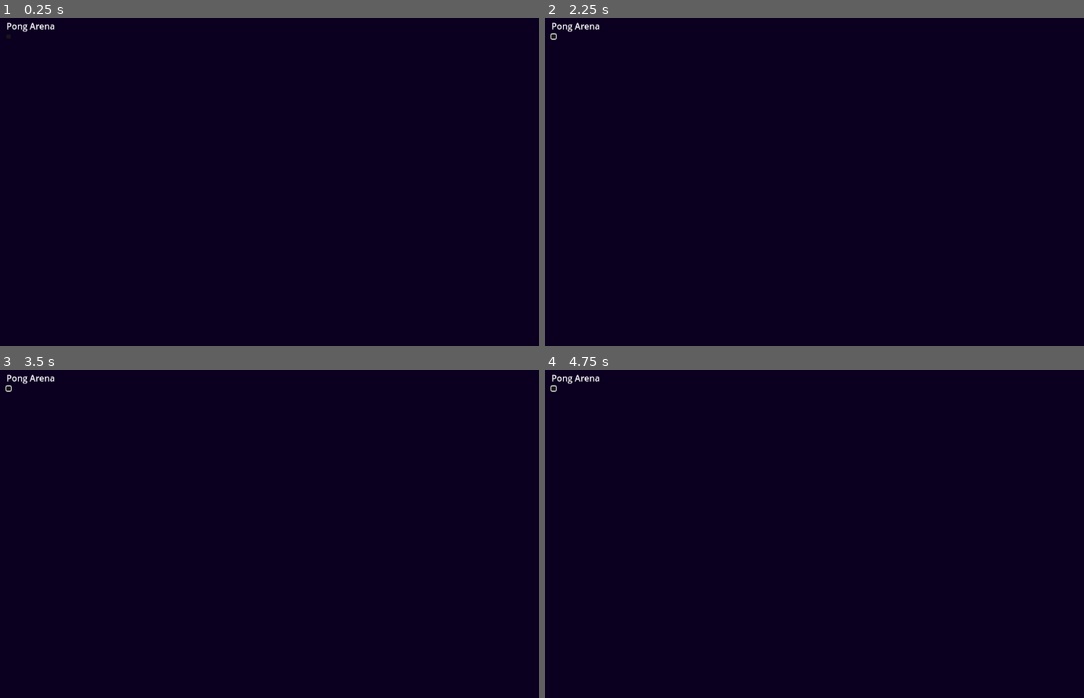
Above: before the commit, frames 1-4 (two rows, left to right).
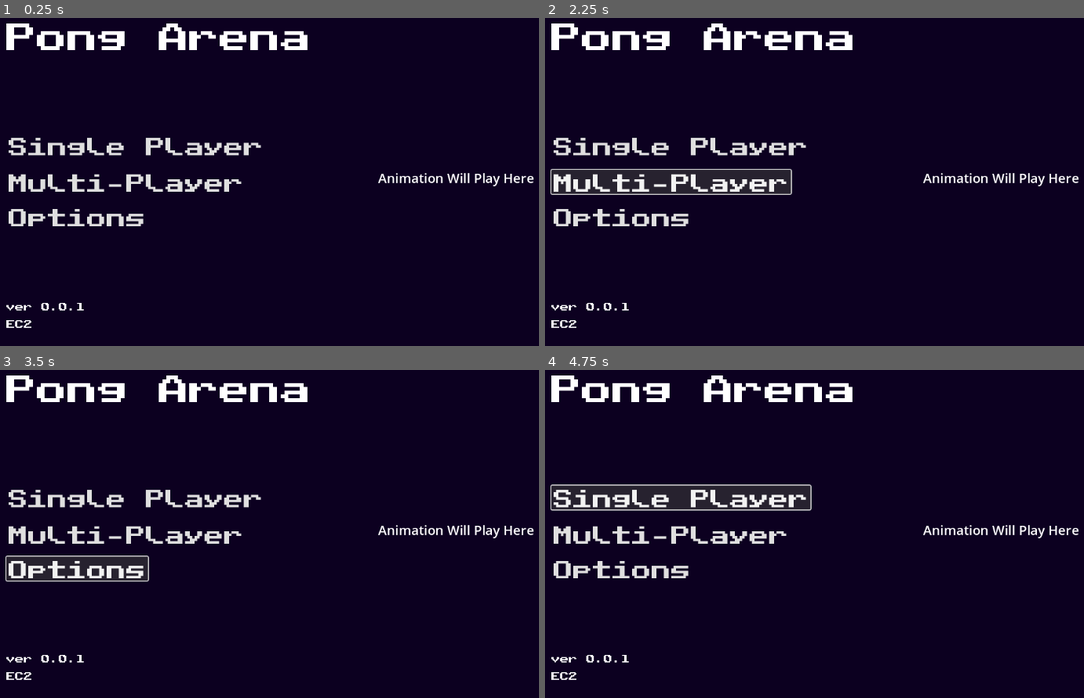
Above: after the commit, the same moments.

Repository: ethanr33d/pongarena
Game: Godot game, scene res://scenes/main_menu.tscn
Two runs of this game, one before a commit and one after it. Both use one fixed random seed, a clock stepped at 60 frames per second and the inputs below. The project has no main scene, so this scene is started directly.
Inputs (mouse positions are in pixels of both pictures, inside the frame that each line leads up to):
- Up to frame 1 (0.25 s): no input
- Up to frame 2 (2.25 s): click (555, 37) at 0.52 s; click (555, 37) at 1.27 s; click (668, 182) at 2 s, where only the run after the commit has a clickable "Multi-Player"
- Up to frame 3 (3.5 s): click (75, 570) at 2.75 s, where only the run after the commit has a clickable "Options"
- Up to frame 4 (4.75 s): click (679, 497) at 3.5 s, where only the run after the commit has a clickable "Single Player"; click (679, 497) at 4.25 s, where only the run after the commit has a clickable "Single Player"

The runs differ from the first frame. In frame 1, 5.2% of the frame differs, in the area x 1-100%, y 1-95%; in frame 2, 7.9%; in frame 3, 6.7%; in frame 4, 8.1%.

Commit message:
finished first draft of main menu

Diff:
--- a/scenes/main_menu.tscn
+++ b/scenes/main_menu.tscn
@@ -1,6 +1,27 @@
-[gd_scene load_steps=2 format=3 uid="uid://1cnxqdifs8kt"]
+[gd_scene load_steps=10 format=3 uid="uid://1cnxqdifs8kt"]
+
+[ext_resource type="FontFile" uid="uid://cwd1tkm36irny" path="res://assets/pixel_font.ttf" id="1_3mot8"]
 
 [sub_resource type="Theme" id="Theme_n8rev"]
+default_font = ExtResource("1_3mot8")
+default_font_size = 56
+
+[sub_resource type="Theme" id="Theme_27imv"]
+
+[sub_resource type="StyleBoxEmpty" id="StyleBoxEmpty_0owb3"]
+
+[sub_resource type="Theme" id="Theme_scqov"]
+Button/styles/normal = SubResource("StyleBoxEmpty_0owb3")
+
+[sub_resource type="StyleBoxEmpty" id="StyleBoxEmpty_2gfm7"]
+
+[sub_resource type="Theme" id="Theme_bpf5w"]
+Button/styles/normal = SubResource("StyleBoxEmpty_2gfm7")
+
+[sub_resource type="StyleBoxEmpty" id="StyleBoxEmpty_i4ye6"]
+
+[sub_resource type="Theme" id="Theme_7d1f1"]
+Button/styles/normal = SubResource("StyleBoxEmpty_i4ye6")
 
 [node name="MainMenu" type="Control"]
 layout_mode = 3
@@ -35,24 +56,71 @@
 layout_mode = 2
 size_flags_horizontal = 0
 
-[node name="Label" type="Label" parent="MarginContainer/HBoxContainer/VBoxContainer"]
+[node name="Title" type="Label" parent="MarginContainer/HBoxContainer/VBoxContainer"]
 layout_mode = 2
 theme = SubResource("Theme_n8rev")
 text = "Pong Arena"
 
 [node name="MenuButton" type="MenuButton" parent="MarginContainer/HBoxContainer/VBoxContainer"]
 layout_mode = 2
+size_flags_vertical = 3
+theme = SubResource("Theme_27imv")
+theme_type_variation = &"FlatMenuButton"
 
-[node name="Button" type="Button" parent="MarginContainer/HBoxContainer/VBoxContainer/MenuButton"]
+[node name="SinglePlayerButton" type="Button" parent="MarginContainer/HBoxContainer/VBoxContainer/MenuButton"]
 layout_mode = 0
-offset_right = 8.0
-offset_bottom = 8.0
+offset_top = 150.0
+offset_right = 476.0
+offset_bottom = 194.0
+theme = SubResource("Theme_scqov")
+theme_override_fonts/font = ExtResource("1_3mot8")
+theme_override_font_sizes/font_size = 36
+text = "Single Player"
 
-[node name="Button2" type="Button" parent="MarginContainer/HBoxContainer/VBoxContainer/MenuButton"]
+[node name="MultiPlayerButton" type="Button" parent="MarginContainer/HBoxContainer/VBoxContainer/MenuButton"]
 layout_mode = 0
-offset_right = 8.0
-offset_bottom = 8.0
+offset_top = 217.0
+offset_right = 440.0
+offset_bottom = 261.0
+theme = SubResource("Theme_bpf5w")
+theme_override_fonts/font = ExtResource("1_3mot8")
+theme_override_font_sizes/font_size = 36
+text = "Multi-Player"
 
-[node name="CenterContainer" type="CenterContainer" parent="MarginContainer/HBoxContainer"]
+[node name="OptionsButton" type="Button" parent="MarginContainer/HBoxContainer/VBoxContainer/MenuButton"]
+layout_mode = 0
+offset_top = 281.0
+offset_right = 260.0
+offset_bottom = 325.0
+theme = SubResource("Theme_7d1f1")
+theme_override_fonts/font = ExtResource("1_3mot8")
+theme_override_font_sizes/font_size = 36
+text = "Options
+"
+
+[node name="Version" type="RichTextLabel" parent="MarginContainer/HBoxContainer/VBoxContainer/MenuButton"]
+layout_mode = 1
+anchors_preset = 7
+anchor_left = 0.5
+anchor_top = 1.0
+anchor_right = 0.5
+anchor_bottom = 1.0
+offset_left = -280.0
+offset_top = -64.0
+offset_right = 280.0
+grow_horizontal = 2
+grow_vertical = 0
+size_flags_vertical = 3
+theme_override_fonts/normal_font = ExtResource("1_3mot8")
+text = "ver 0.0.1
+
+EC2"
+
+[node name="Placeholder" type="CenterContainer" parent="MarginContainer/HBoxContainer"]
 layout_mode = 2
-size_flags_horizontal = 8
+size_flags_horizontal = 3
+
+[node name="Label" type="Label" parent="MarginContainer/HBoxContainer/Placeholder"]
+layout_mode = 2
+theme_override_font_sizes/font_size = 24
+text = "Animation Will Play Here"
